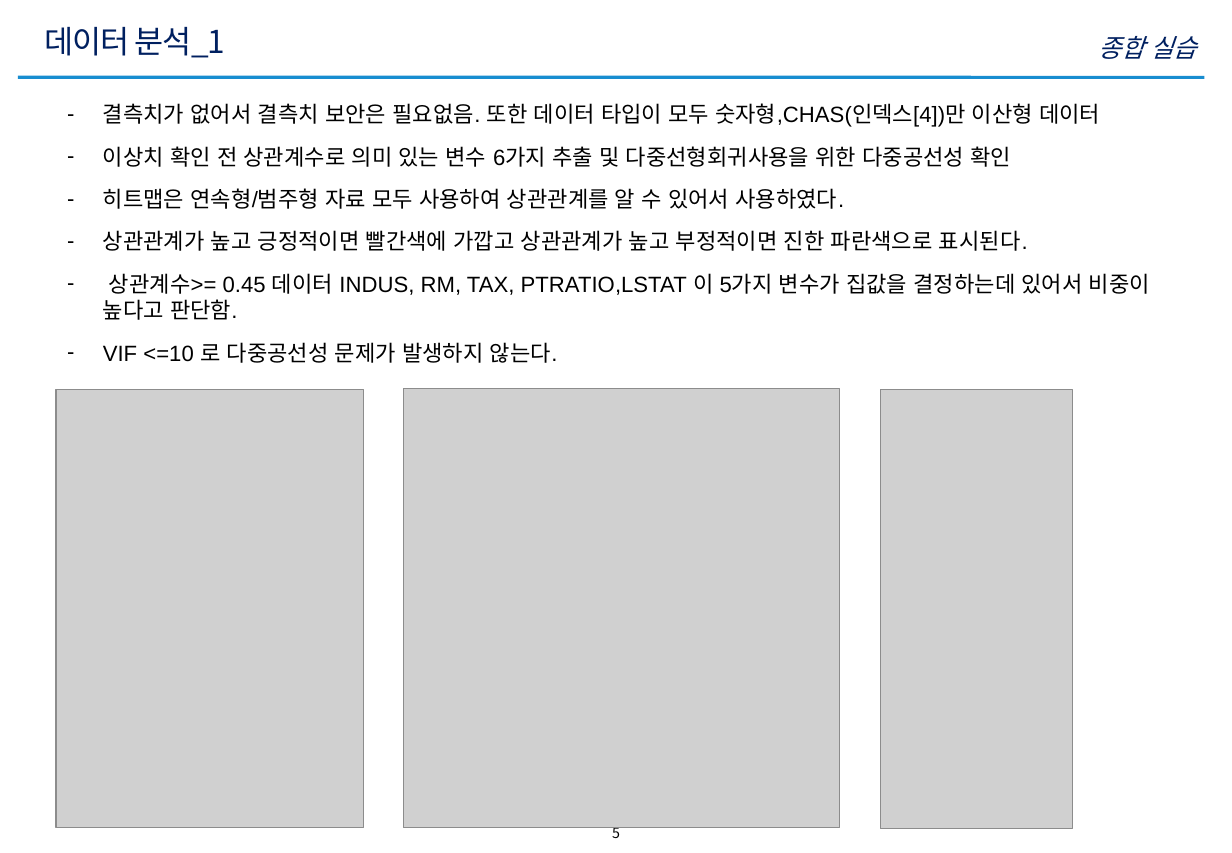
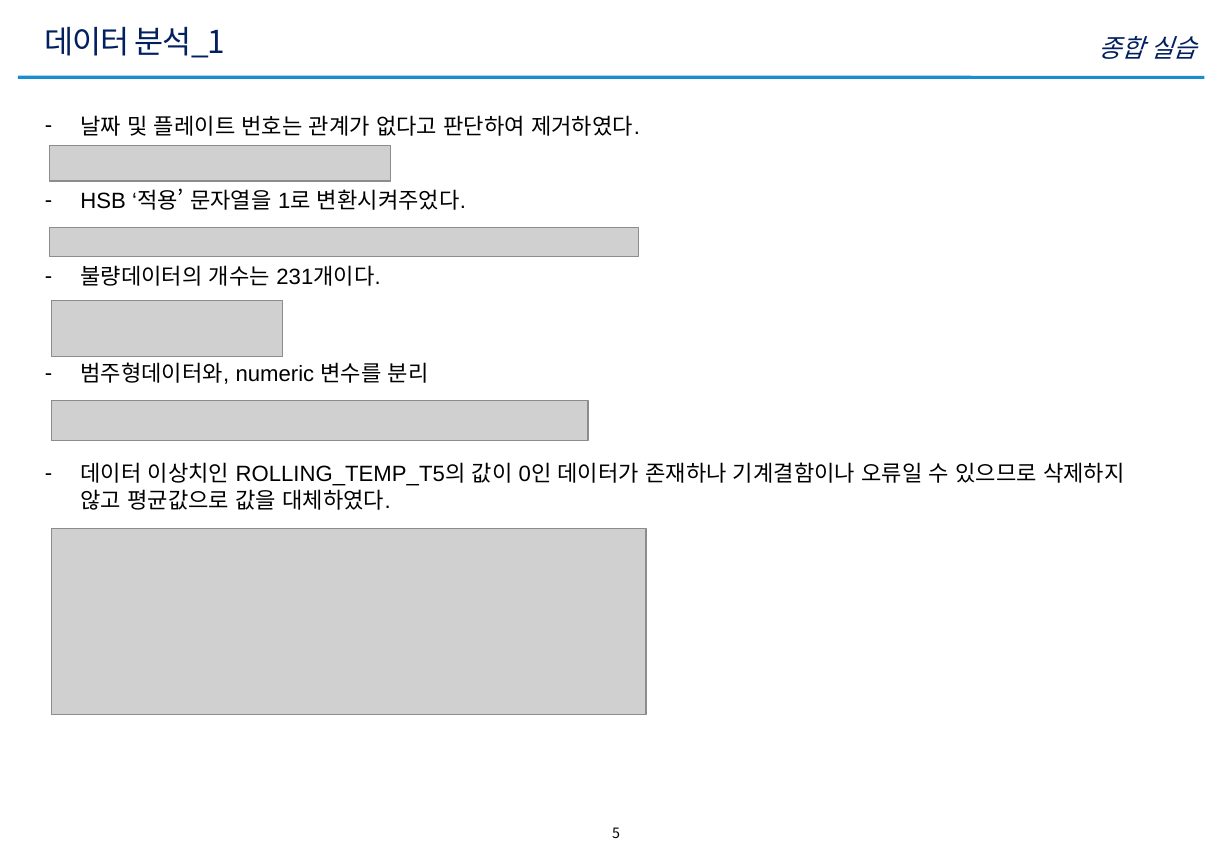
Before and after one commit to nsh6547/POSCO_Ai-BigData_academy, a slide deck: slide 5 of Week2_BigData/종합실습/A1_노선호_종합실습2.pptx. Drawn at 1232x853 pixels with LibreOffice and Linux fonts; fonts in the diff are those of the drawing; grey boxes stand for pictures; background and template pictures are left out. Boxes give left, top, right and bottom in pixels: in the first picture for what was removed or moved away, otherwise in the second. Text is boxed around its words. In the diff, an @@ line names an element or a change of style, - is before the commit and + after.

```diff
--- a/Week2_BigData/종합실습/A1_노선호_종합실습2.pptx
+++ b/Week2_BigData/종합실습/A1_노선호_종합실습2.pptx
@@ text at (x1=80, y1=115, x2=640, y2=136): text changed @@
-– 결측치가 없어서 결측치 보안은 필요없음. 또한 데이터 타입이 모두 숫자형,CHAS(인덱스[4])만 이산형 데이터
-– 이상치 확인 전 상관계수로 의미 있는 변수 6가지 추출 및 다중선형회귀사용을 위한 다중공선성 확인
-– 히트맵은 연속형/범주형 자료 모두 사용하여 상관관계를 알 수 있어서 사용하였다.
-– 상관관계가 높고 긍정적이면 빨간색에 가깝고 상관관계가 높고 부정적이면 진한 파란색으로 표시된다.
-– 상관계수>= 0.45 데이터 INDUS, RM, TAX, PTRATIO,LSTAT 이 5가지 변수가 집값을 결정하는데 있어서 비중이 높다고 판단함.
-– VIF <=10 로 다중공선성 문제가 발생하지 않는다.
+– 날짜 및 플레이트 번호는 관계가 없다고 판단하여 제거하였다.
@@ picture added at (x1=50, y1=146, x2=391, y2=181) @@
@@ text added at (x1=80, y1=189, x2=466, y2=210), 14 pt, text #000000 @@
+– HSB ‘적용’ 문자열을 1로 변환시켜주었다.
@@ picture added at (x1=50, y1=228, x2=639, y2=257) @@
@@ text added at (x1=80, y1=265, x2=380, y2=286), 14 pt, text #000000 @@
+– 불량데이터의 개수는 231개이다.
@@ picture added at (x1=51, y1=300, x2=282, y2=356) @@
@@ picture removed at (x1=56, y1=389, x2=363, y2=828) @@
@@ text added at (x1=80, y1=362, x2=429, y2=384), 14 pt, text #000000 @@
+– 범주형데이터와, numeric 변수를 분리
@@ picture removed at (x1=404, y1=389, x2=841, y2=828) @@
@@ picture removed at (x1=880, y1=389, x2=1073, y2=828) @@
@@ picture added at (x1=51, y1=400, x2=588, y2=440) @@
@@ text added at (x1=80, y1=462, x2=1124, y2=510), 14 pt, text #000000 @@
+– 데이터 이상치인 ROLLING_TEMP_T5의 값이 0인 데이터가 존재하나 기계결함이나 오류일 수 있으므로 삭제하지 않고 평균값으로 값을 대체하였다.
@@ picture added at (x1=51, y1=528, x2=646, y2=714) @@
```
Also in this commit, not shown: 5 other slides changed, 23 slides added, 13 slides removed, 19 other files.
